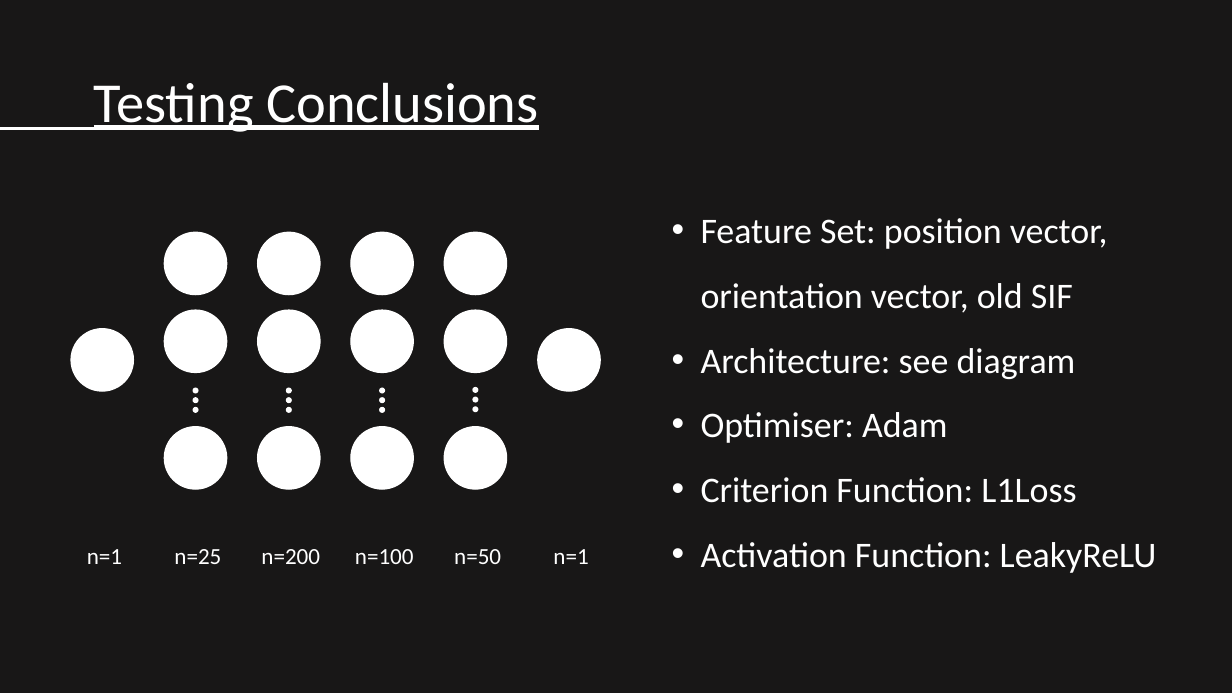
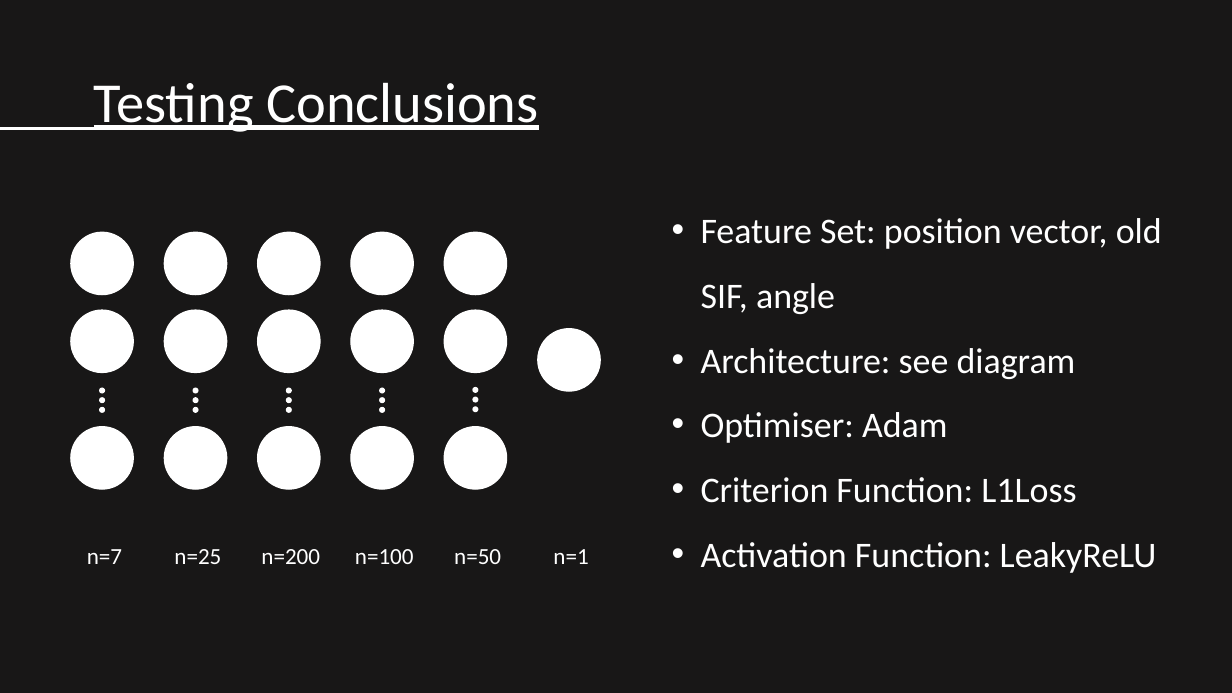
Before and after one commit to msc-acse/acse-9-independent-research-project-waldingjc, a slide deck: slide 11 of Viva/presentation.pptx. Drawn at 1232x693 pixels with LibreOffice and Linux fonts; fonts in the diff are those of the drawing; background and template pictures are left out. Boxes give left, top, right and bottom in pixels: in the first picture for what was removed or moved away, otherwise in the second. Text is boxed around its words. In the diff, an @@ line names an element or a change of style, - is before the commit and + after.

Commit message:
adjust

```diff
--- a/Viva/presentation.pptx
+++ b/Viva/presentation.pptx
@@ ellipse added at <box>71,232,134,295</box>, fill #FFFFFF, outline #FFFFFF 1 pt @@
@@ text at <box>701,218,1162,314</box>: text changed @@
-• Feature Set: position vector, orientation vector, old SIF
+• Feature Set: position vector, old SIF, angle
@@ ellipse: place and size @@
-ellipse at <box>71,329,134,392</box>
+ellipse at <box>71,311,134,373</box>
@@ ellipse added at <box>100,388,104,393</box>, fill #FFFFFF, outline #FFFFFF 1 pt @@
@@ ellipse added at <box>100,408,104,412</box>, fill #FFFFFF, outline #FFFFFF 1 pt @@
@@ ellipse added at <box>100,398,104,403</box>, fill #FFFFFF, outline #FFFFFF 1 pt @@
@@ ellipse added at <box>71,427,134,490</box>, fill #FFFFFF, outline #FFFFFF 1 pt @@
@@ text at <box>87,549,122,564</box>: text changed @@
-n=1
+n=7
```
